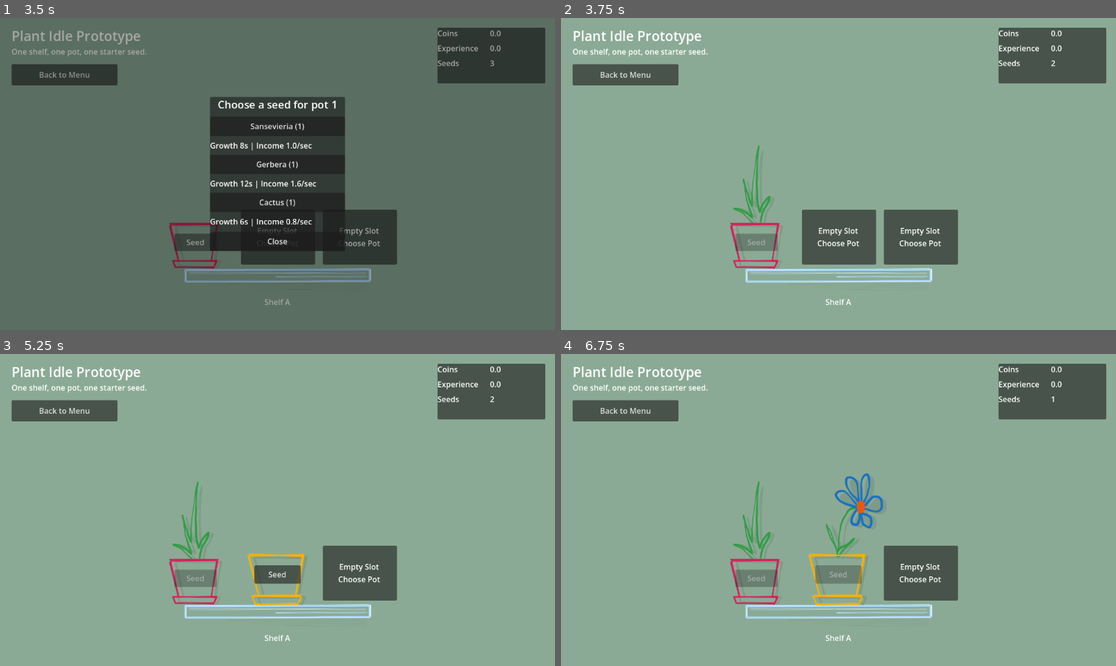
Above: before the commit, frames 1-4 (two rows, left to right).
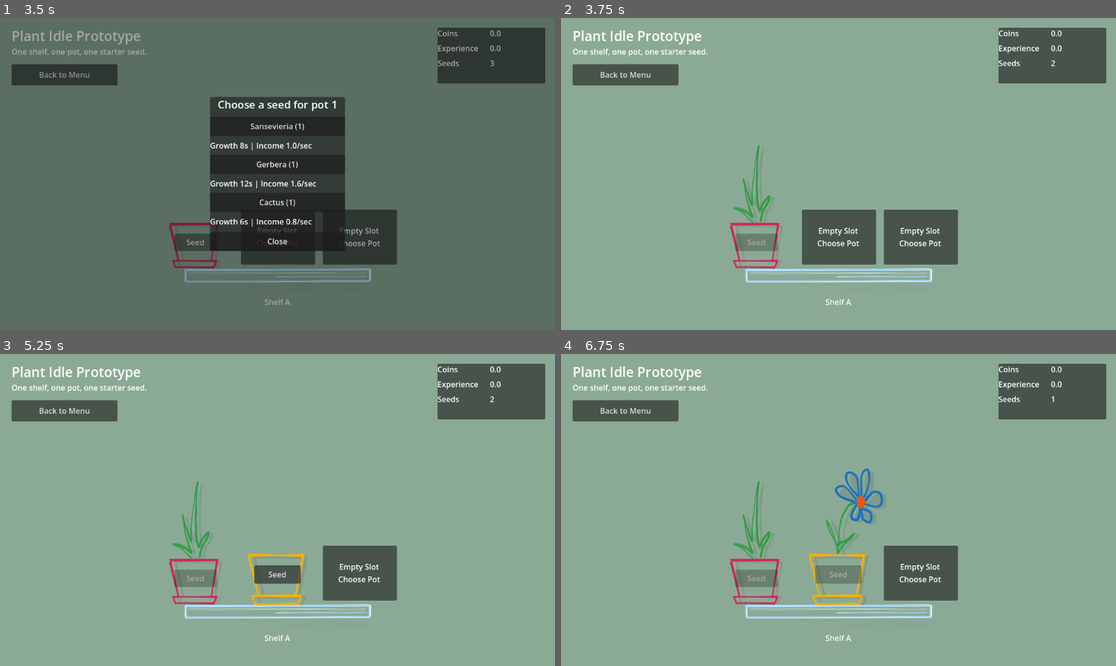
Above: after the commit, the same moments.

Repository: TorusHelm/imiidle
Game: Godot game, scene res://sceens/Main.tscn
Two runs of this game, one before a commit and one after it. Both use one fixed random seed, a clock stepped at 60 frames per second and the inputs below.
Inputs (mouse positions are in pixels of both pictures, inside the frame that each line leads up to):
- Up to frame 1 (3.5 s): click "Start Game" at 0.5 s; click (194, 236) at 1.27 s; click "Clay Pot (1)" at 2 s; click "Seed" at 2.75 s
- Up to frame 2 (3.75 s): click "Sansevieria (1)" at 3.5 s
- Up to frame 3 (5.25 s): click (277, 572) at 4.27 s; click "Orange Pot (1)" at 5 s
- Up to frame 4 (6.75 s): click "Seed" at 5.75 s; click "Gerbera (1)" at 6.5 s

Frame 1 is identical in both runs. In frame 2, less than 0.1% of the frame differs, in the area x 31-38%, y 40-66%; in frame 3, less than 0.1%; in frame 4, 0.9%, in the area x 31-59%, y 36-66%.

Commit message:
Update composition preview assets

Diff:
--- a/Plants/Cactus/data/plant_cactus.tres
+++ b/Plants/Cactus/data/plant_cactus.tres
@@ -9,5 +9,5 @@
 growth_duration = 6.0
 coins_per_second = 0.8
 texture_path = "res://Plants/Cactus/assets/plant-cactus.png"
-texture_offset = Vector2(2, 3)
+texture_offset = Vector2(2, 9)
 texture_size = Vector2(110, 130)
--- a/Plants/Gerbera/data/plant_gerbera.tres
+++ b/Plants/Gerbera/data/plant_gerbera.tres
@@ -9,4 +9,4 @@
 growth_duration = 12.0
 coins_per_second = 1.6
 texture_path = "res://Plants/Gerbera/assets/plant-gerbera.png"
-texture_offset = Vector2(36, 10)
+texture_offset = Vector2(36, 6)
--- a/Plants/Sansevieria/data/plant_sansevieria.tres
+++ b/Plants/Sansevieria/data/plant_sansevieria.tres
@@ -8,5 +8,5 @@
 display_name = "Sansevieria"
 growth_duration = 8.0
 texture_path = "res://Plants/Sansevieria/assets/plant-sansevieria.png"
-texture_offset = Vector2(-6, 5)
+texture_offset = Vector2(-6, 4)
 texture_size = Vector2(140, 170)
--- a/Pots/OrangePot/data/pot_orange.tres
+++ b/Pots/OrangePot/data/pot_orange.tres
@@ -10,7 +10,7 @@
 view_size = Vector2(220, 332)
 pot_texture_position = Vector2(42, 192)
 pot_texture_size = Vector2(136, 126)
-plant_view_position = Vector2(0, 6)
+plant_view_position = Vector2(0, 0)
 plant_view_size = Vector2(172, 184)
 plant_attach_point = Vector2(110, 203)
 seed_button_position = Vector2(62, 226)
--- a/Pots/PurplePot/data/pot_purple.tres
+++ b/Pots/PurplePot/data/pot_purple.tres
@@ -10,13 +10,13 @@
 view_size = Vector2(232, 312)
 pot_texture_position = Vector2(46, 193)
 pot_texture_size = Vector2(140, 102)
-plant_view_position = Vector2(0, -4)
+plant_view_position = Vector2(0, 0)
 plant_view_size = Vector2(192, 176)
+plant_attach_point = Vector2(116, 198)
 seed_button_position = Vector2(72, 222)
 seed_button_size = Vector2(88, 34)
 slot_button_position = Vector2(36, 176)
 slot_button_size = Vector2(160, 108)
 slot_label_position = Vector2(24, 208)
 slot_label_size = Vector2(184, 46)
-plant_attach_point = Vector2(116, 198)
 pot_baseline = Vector2(116, 290)
--- a/Shelfs/ShelfB/data/shelf_b.tres
+++ b/Shelfs/ShelfB/data/shelf_b.tres
@@ -1,6 +1,6 @@
-[gd_resource type="Resource" script_class="ShelfDefinition" load_steps=2 format=3]
+[gd_resource type="Resource" script_class="ShelfDefinition" format=3 uid="uid://dhc57hueqoa7f"]
 
-[ext_resource type="Script" path="res://scripts/shelf_definition.gd" id="1_shelf"]
+[ext_resource type="Script" uid="uid://cucjjk2bjbhk4" path="res://scripts/shelf_definition.gd" id="1_shelf"]
 
 [resource]
 script = ExtResource("1_shelf")
@@ -12,4 +12,4 @@
 texture_size = Vector2(771, 562)
 title_position = Vector2(0, 528)
 title_size = Vector2(771, 24)
-slot_positions = [Vector2(160, 142), Vector2(386, 142), Vector2(610, 142), Vector2(160, 422), Vector2(386, 422), Vector2(610, 422)]
+slot_positions = Array[Vector2]([Vector2(160, 217), Vector2(386, 217), Vector2(610, 217), Vector2(160, 498), Vector2(386, 498), Vector2(610, 498)])
--- a/sceens/CompositionPreview.tscn
+++ b/sceens/CompositionPreview.tscn
@@ -1,14 +1,13 @@
 [gd_scene format=3 uid="uid://ds6lnt50v7h4b"]
 
 [ext_resource type="Script" uid="uid://dmfu6ok84286" path="res://scripts/composition_preview.gd" id="1_preview"]
-[ext_resource type="Resource" path="res://Shelfs/ShelfB/data/shelf_b.tres" id="2_7rext"]
+[ext_resource type="Resource" uid="uid://dhc57hueqoa7f" path="res://Shelfs/ShelfB/data/shelf_b.tres" id="2_7rext"]
 [ext_resource type="PackedScene" uid="uid://chrt8p8hrj4v6" path="res://Shelfs/_shared/sceens/Shelf.tscn" id="2_shelf"]
 [ext_resource type="Script" uid="uid://c0yga88sjc8e7" path="res://scripts/composition_preview_slot.gd" id="4_slot_script"]
 [ext_resource type="Resource" uid="uid://8n815svtusxd" path="res://Plants/Gerbera/data/plant_gerbera.tres" id="5_plant_data"]
 [ext_resource type="Resource" uid="uid://cd6vv47rgnqgq" path="res://Plants/Cactus/data/plant_cactus.tres" id="6_8xwby"]
 [ext_resource type="Resource" uid="uid://vfj2f3piwebi" path="res://Pots/OrangePot/data/pot_orange.tres" id="7_1lydj"]
 [ext_resource type="Resource" uid="uid://b02l4ounb2kyr" path="res://Plants/Sansevieria/data/plant_sansevieria.tres" id="8_r75k2"]
-[ext_resource type="Resource" uid="uid://cygoi83vimm71" path="res://Pots/DefaultPot/data/pot_default.tres" id="9_8o2jl"]
 
 [sub_resource type="Resource" id="Resource_slot0"]
 script = ExtResource("4_slot_script")
@@ -18,20 +17,20 @@
 [sub_resource type="Resource" id="Resource_slot1"]
 script = ExtResource("4_slot_script")
 pot_definition = ExtResource("7_1lydj")
-plant_definition = ExtResource("6_8xwby")
+plant_definition = ExtResource("8_r75k2")
 
 [sub_resource type="Resource" id="Resource_jptxb"]
 script = ExtResource("4_slot_script")
-pot_definition = ExtResource("9_8o2jl")
-plant_definition = ExtResource("8_r75k2")
+pot_definition = ExtResource("7_1lydj")
+plant_definition = ExtResource("6_8xwby")
+
+[sub_resource type="Resource" id="Resource_112nc"]
+script = ExtResource("4_slot_script")
+
+[sub_resource type="Resource" id="Resource_7rext"]
+script = ExtResource("4_slot_script")
 
 [sub_resource type="Resource" id="Resource_8xwby"]
-script = ExtResource("4_slot_script")
-
-[sub_resource type="Resource" id="Resource_1lydj"]
-script = ExtResource("4_slot_script")
-
-[sub_resource type="Resource" id="Resource_r75k2"]
 script = ExtResource("4_slot_script")
 
 [node name="CompositionPreview" type="Control" unique_id=1108040986]
Not shown: 1 places in sceens/CompositionPreview.tscn that only renumber resources
